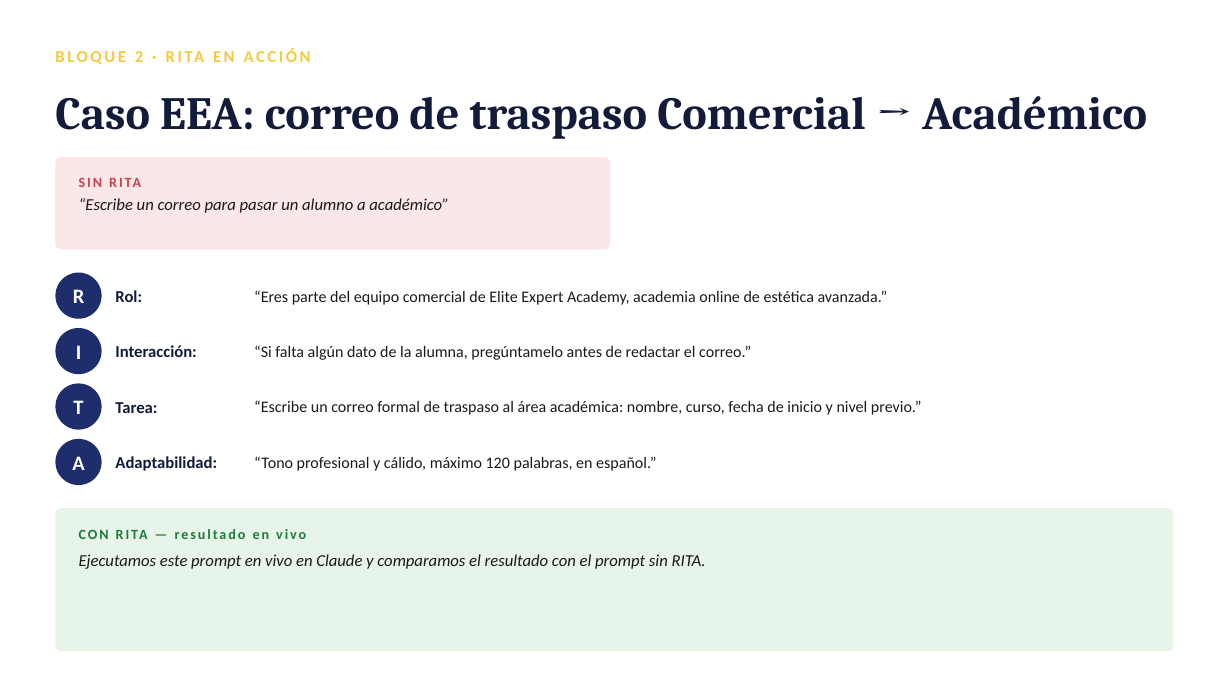
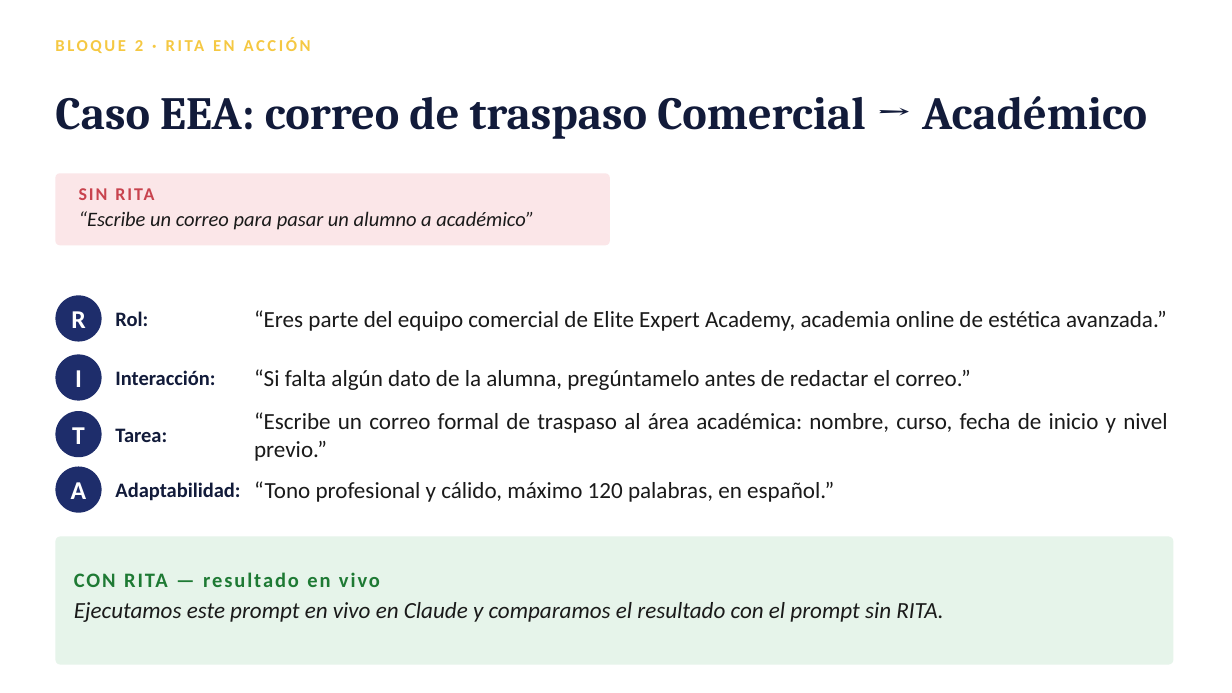
Before and after one commit to lyly2785/taller-ia-eea, a slide deck: slide 9 of Sesion0_Presentacion.pptx. Drawn at 1232x693 pixels with LibreOffice and Linux fonts; fonts in the diff are those of the drawing. Boxes give left, top, right and bottom in pixels: in the first picture for what was removed or moved away, otherwise in the second. Text is boxed around its words. In the diff, an @@ line names an element or a change of style, - is before the commit and + after.

```diff
--- a/Sesion0_Presentacion.pptx
+++ b/Sesion0_Presentacion.pptx
@@ text "BLOQUE 2 · RITA EN ..." rewrapped from (x1=135, y1=51, x2=592, y2=468) to (x1=135, y1=40, x2=328, y2=618) @@
@@ rounded rectangle resized from (x1=55, y1=157, x2=610, y2=250) to (x1=55, y1=174, x2=610, y2=246) @@
@@ text "SIN RITA" moved from (x1=649, y1=554, x2=706, y2=566) to (x1=124, y1=573, x2=168, y2=587) @@
@@ text "SIN RITA" at (x1=124, y1=573, x2=168, y2=587): size 11 to 14 pt @@
@@ text "“Escribe un correo para pasar ..." moved from (x1=79, y1=198, x2=449, y2=213) to (x1=79, y1=211, x2=534, y2=230) @@
@@ 9 texts, 3 ellipses moved together from (x1=55, y1=273, x2=922, y2=430) to (x1=55, y1=296, x2=1167, y2=461) @@
@@ size 16 to 20 pt in 4 elements at (x1=71, y1=311, x2=85, y2=328), (x1=75, y1=370, x2=82, y2=387), (x1=72, y1=427, x2=85, y2=444), (x1=71, y1=482, x2=87, y2=499) @@
@@ 3 texts, 1 ellipse moved together from (x1=55, y1=439, x2=656, y2=485) to (x1=55, y1=467, x2=834, y2=513) @@
@@ size 13 to 16 pt in 5 elements at (x1=79, y1=211, x2=534, y2=230), (x1=115, y1=311, x2=148, y2=326), (x1=115, y1=370, x2=215, y2=385), (x1=115, y1=428, x2=167, y2=442), (x1=115, y1=482, x2=240, y2=501) @@
@@ size 12.5 to 18 pt; alignment left to justified in 4 elements at (x1=254, y1=310, x2=1167, y2=331), (x1=254, y1=369, x2=971, y2=390), (x1=254, y1=412, x2=1167, y2=461), (x1=254, y1=481, x2=834, y2=502) @@
@@ rounded rectangle resized from (x1=55, y1=508, x2=1174, y2=652) to (x1=55, y1=537, x2=1174, y2=665) @@
@@ text "CON RITA — resultado en ..." moved from (x1=245, y1=554, x2=292, y2=566) to (x1=74, y1=572, x2=380, y2=587) @@
@@ text "CON RITA — resultado en ..." at (x1=74, y1=572, x2=380, y2=587): size 11 to 16 pt; alignment left to justified @@
@@ text "Ejecutamos este prompt en vivo ..." moved from (x1=79, y1=554, x2=645, y2=569) to (x1=74, y1=602, x2=943, y2=622) @@
@@ text "Ejecutamos este prompt en vivo ..." at (x1=74, y1=602, x2=943, y2=622): size 13 to 18 pt; alignment left to justified @@
```
Also in this commit, not shown: 10 other slides changed.
